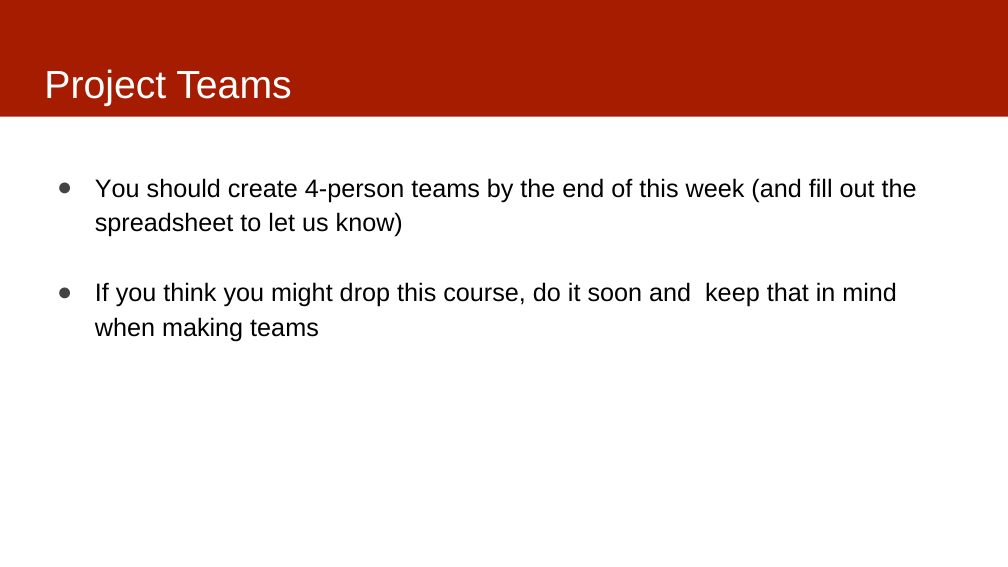
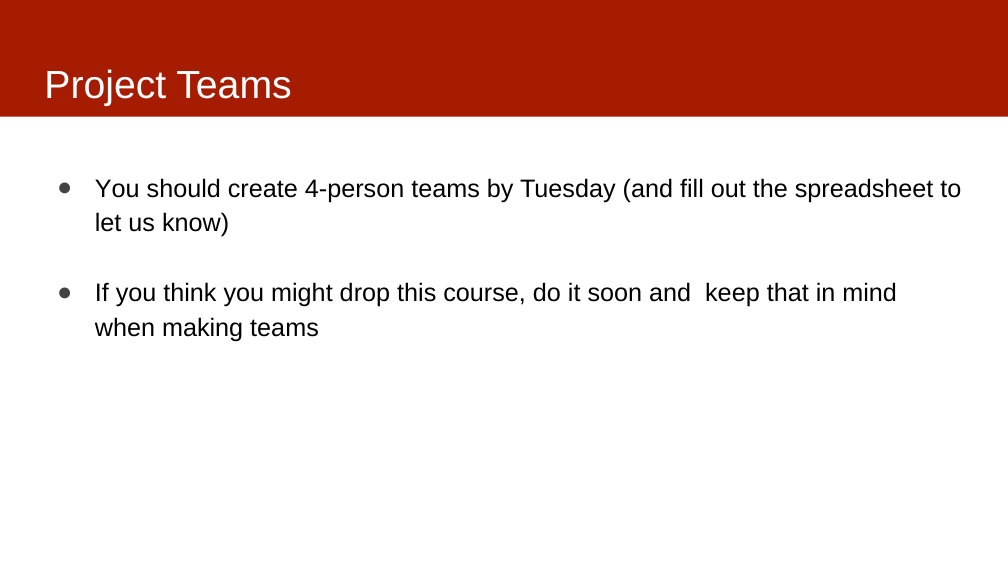
Before and after one commit to dssg/MLinPractice, a slide deck: slide 15 of Lectures/Lecture1-ClassOverview.pptx. Drawn at 1008x567 pixels with LibreOffice and Linux fonts; fonts in the diff are those of the drawing. Boxes give left, top, right and bottom in pixels: in the first picture for what was removed or moved away, otherwise in the second. Text is boxed around its words. In the diff, an @@ line names an element or a change of style, - is before the commit and + after.

Commit message:
updated

```diff
--- a/Lectures/Lecture1-ClassOverview.pptx
+++ b/Lectures/Lecture1-ClassOverview.pptx
@@ text at (95,178,961,237): text changed @@
-● You should create 4-person teams by the end of this week (and fill out the spreadsheet to let us know)
+● You should create 4-person teams by Tuesday (and fill out the spreadsheet to let us know)
```
Also in this commit, not shown: 4 other slides changed, 1 slide added, 1 slide removed.
